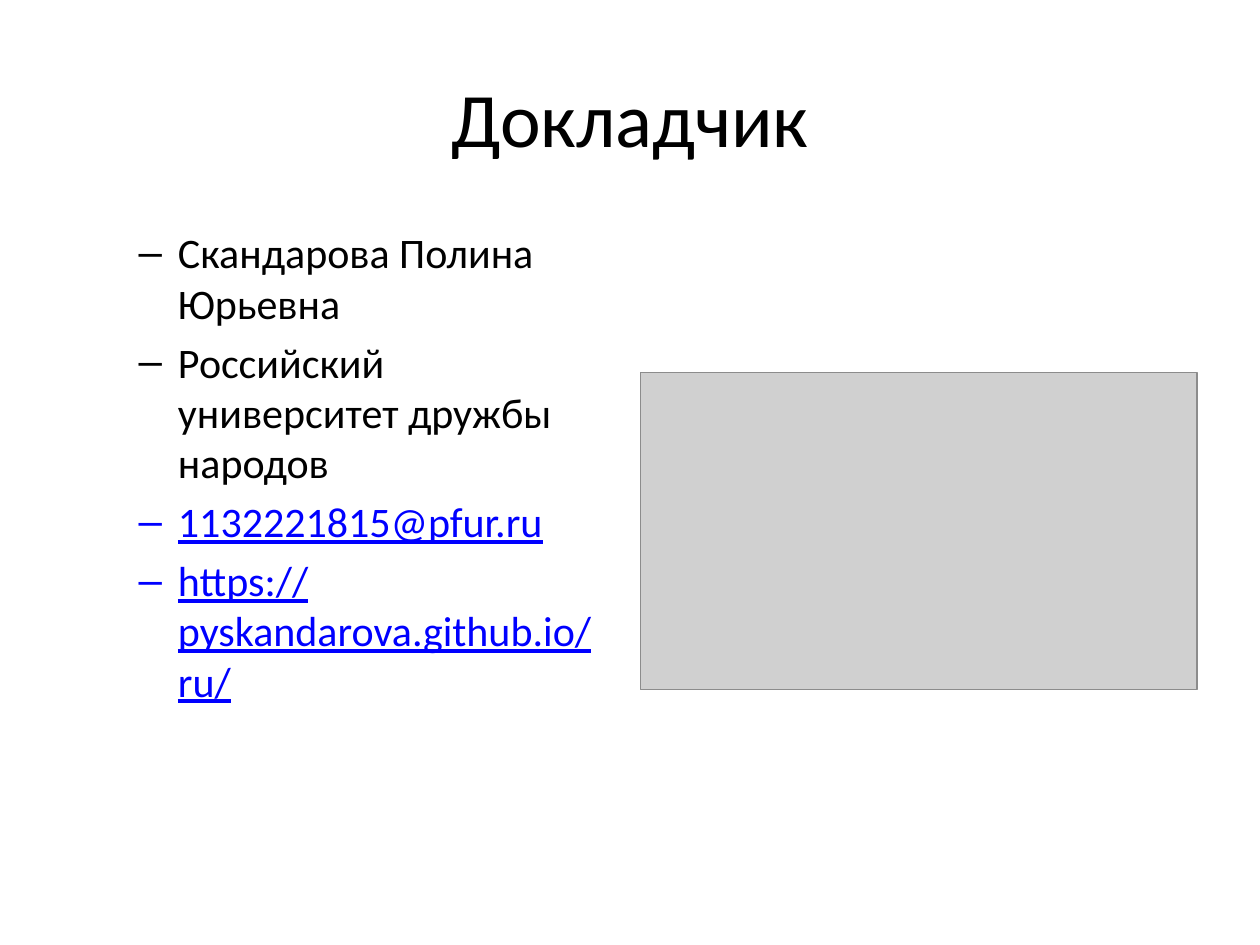
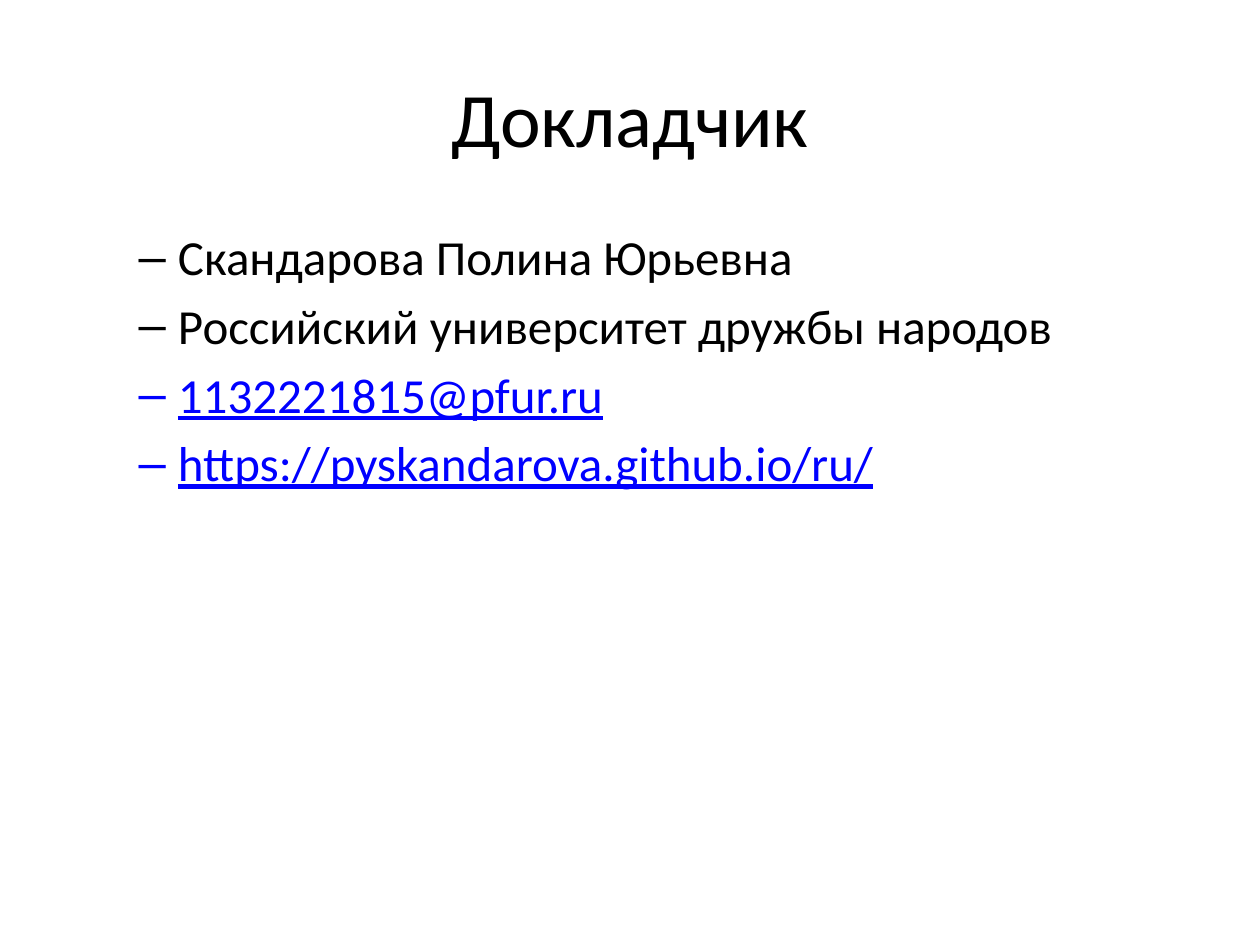
Before and after one commit to pyskandarova/study_2024-2025_net-admin, a slide deck: slide 2 of labs/lab07/presentation/presentation.pptx (slide 3 before the commit). Drawn at 1260x945 pixels with LibreOffice and Linux fonts; fonts in the diff are those of the drawing; grey boxes stand for pictures. Boxes give left, top, right and bottom in pixels: in the first picture for what was removed or moved away, otherwise in the second. Text is boxed around its words. In the diff, an @@ line names an element or a change of style, - is before the commit and + after.

```diff
--- a/labs/lab07/presentation/presentation.pptx
+++ b/labs/lab07/presentation/presentation.pptx
@@ text "Скандарова Полина Юрьевна" at [178, 243, 1052, 490]: size 24 to 28 pt @@
@@ picture removed at [640, 373, 1197, 689] @@
```
Also in this commit, not shown: 7 other slides changed, 4 slides added, 15 slides removed, 2 other files.
